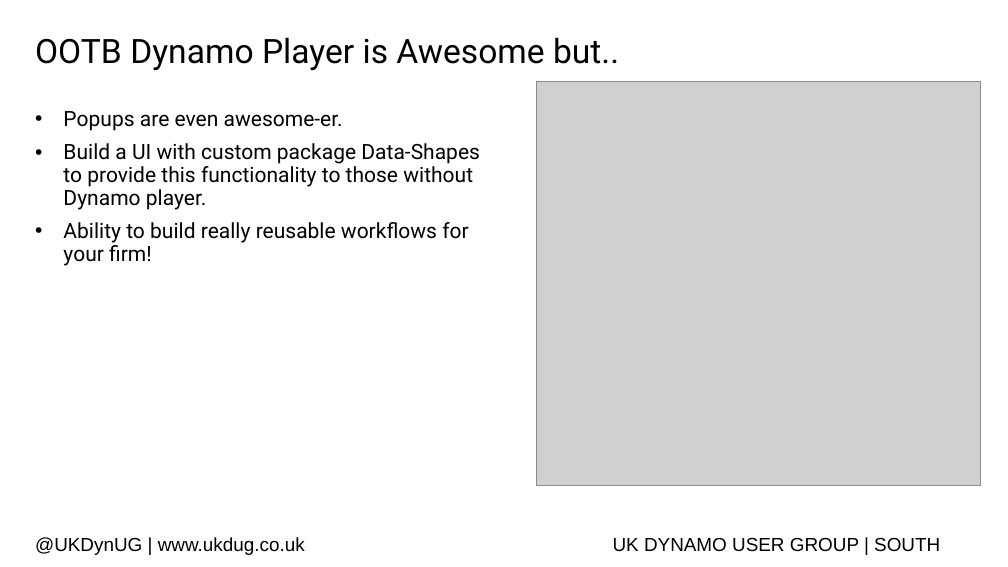
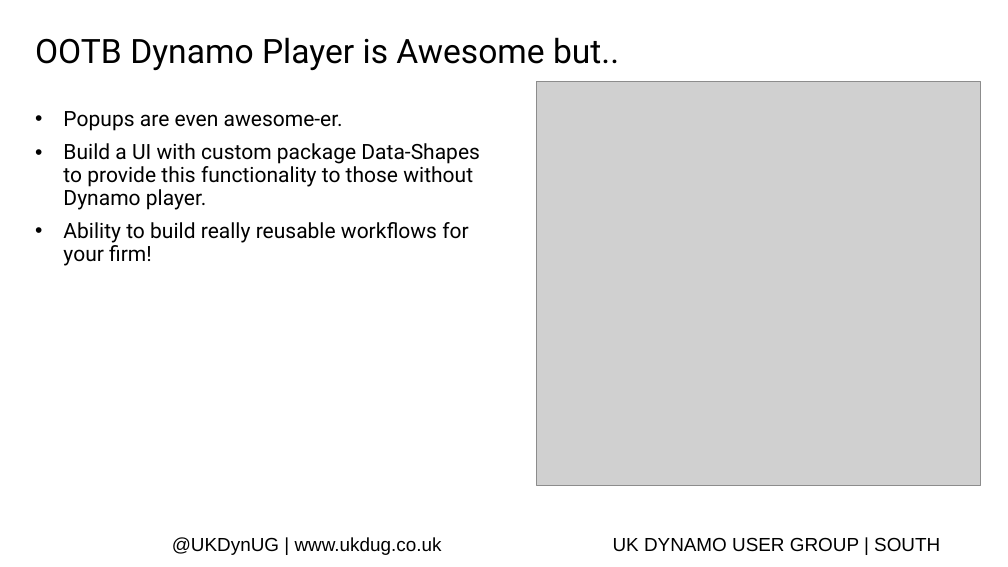
Before and after one commit to johnpierson/AU-Dynamo-Workshops, a slide deck: slide 9 of AU2018-London-Intermediate-Dynamo-Workshop/UKDUG-IntermediateDynamoWorkshop.pptx. Drawn at 1008x567 pixels with LibreOffice and Linux fonts; fonts in the diff are those of the drawing; grey boxes stand for pictures; background and template pictures are left out. Boxes give left, top, right and bottom in pixels: in the first picture for what was removed or moved away, otherwise in the second. Text is boxed around its words. In the diff, an @@ line names an element or a change of style, - is before the commit and + after.

```diff
--- a/AU2018-London-Intermediate-Dynamo-Workshop/UKDUG-IntermediateDynamoWorkshop.pptx
+++ b/AU2018-London-Intermediate-Dynamo-Workshop/UKDUG-IntermediateDynamoWorkshop.pptx
@@ text "@UKDynUG | www.ukdug.co.uk": place and size @@
-text "@UKDynUG | www.ukdug.co.uk" at bbox=[35, 537, 305, 555]
+text "@UKDynUG | www.ukdug.co.uk" at bbox=[172, 537, 442, 555]
```
Also in this commit, not shown: 19 other slides changed, 2 slides added, 15 other files.
